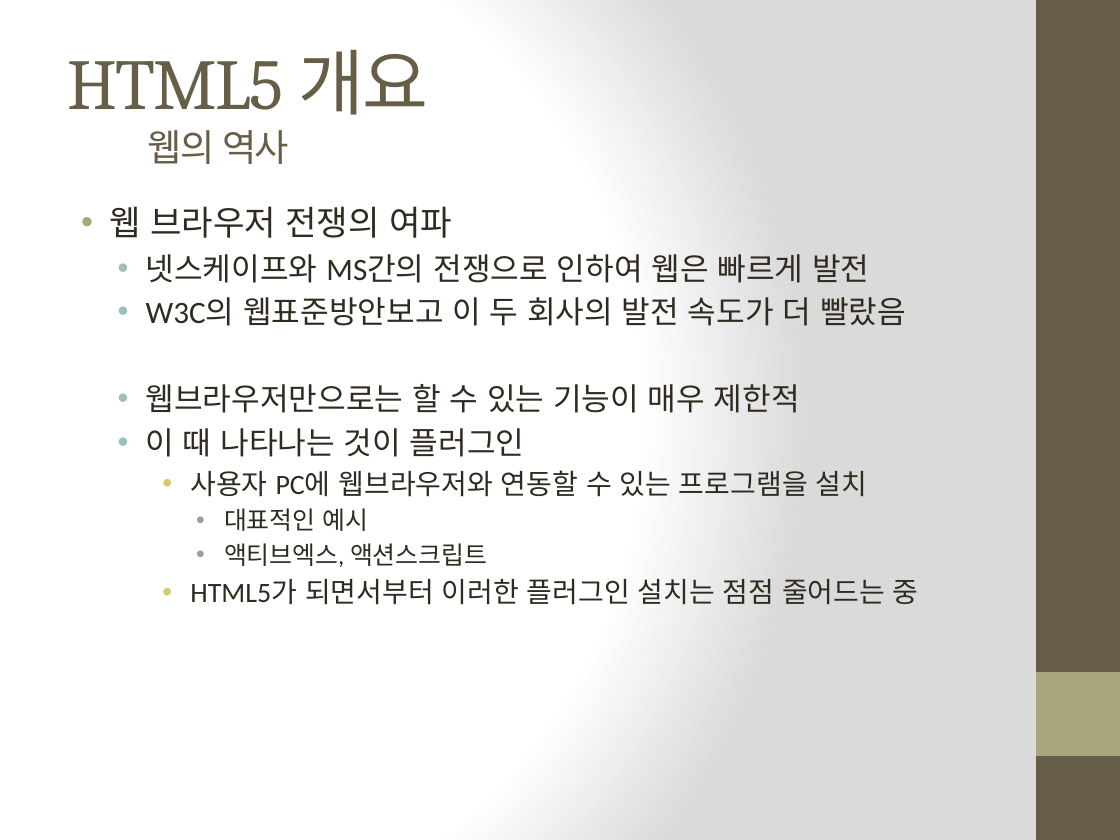
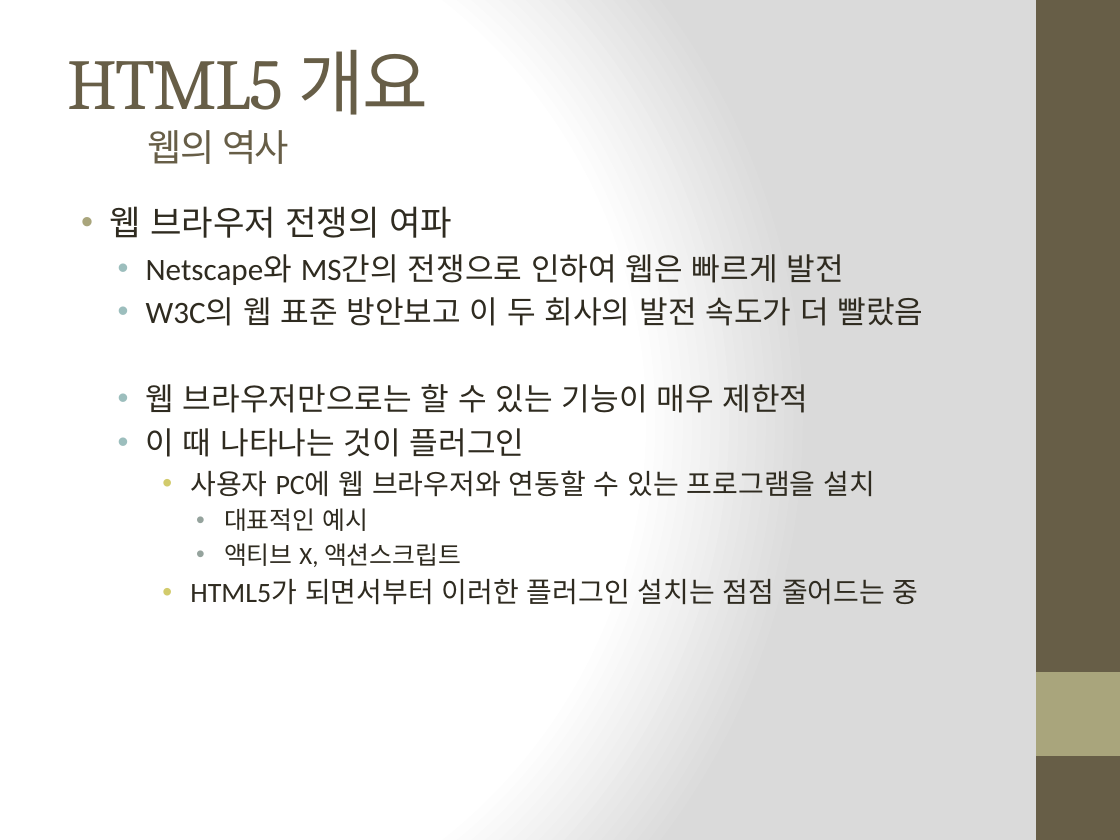
Before and after one commit to Yorgos7784/SW_Lesson, a slide deck: slide 9 of c#/화면구현/화면 구현.pptx. Drawn at 1120x840 pixels with LibreOffice and Linux fonts; fonts in the diff are those of the drawing. Boxes give left, top, right and bottom in pixels: in the first picture for what was removed or moved away, otherwise in the second. Text is boxed around its words. In the diff, an @@ line names an element or a change of style, - is before the commit and + after.

```diff
--- a/c#/화면구현/화면 구현.pptx
+++ b/c#/화면구현/화면 구현.pptx
@@ text at box(146, 254, 924, 413): text changed @@
-  • 넷스케이프와 MS간의 전쟁으로 인하여 웹은 빠르게 발전
-  • W3C의 웹표준방안보고 이 두 회사의 발전 속도가 더 빨랐음
-  • 웹브라우저만으로는 할 수 있는 기능이 매우 제한적
+  • Netscape와 MS간의 전쟁으로 인하여 웹은 빠르게 발전
+  • W3C의 웹 표준 방안보고 이 두 회사의 발전 속도가 더 빨랐음
+  • 웹 브라우저만으로는 할 수 있는 기능이 매우 제한적
@@ text at box(190, 470, 875, 497): spaces changed @@
-    • 사용자 PC에 웹브라우저와 연동할 수 있는 프로그램을 설치
+    • 사용자 PC에 웹 브라우저와 연동할 수 있는 프로그램을 설치
@@ text at box(224, 543, 461, 567): text changed @@
-      • 액티브엑스, 액션스크립트
+      • 액티브 X, 액션스크립트
```
Also in this commit, not shown: 5 other slides changed, 1 other file.
